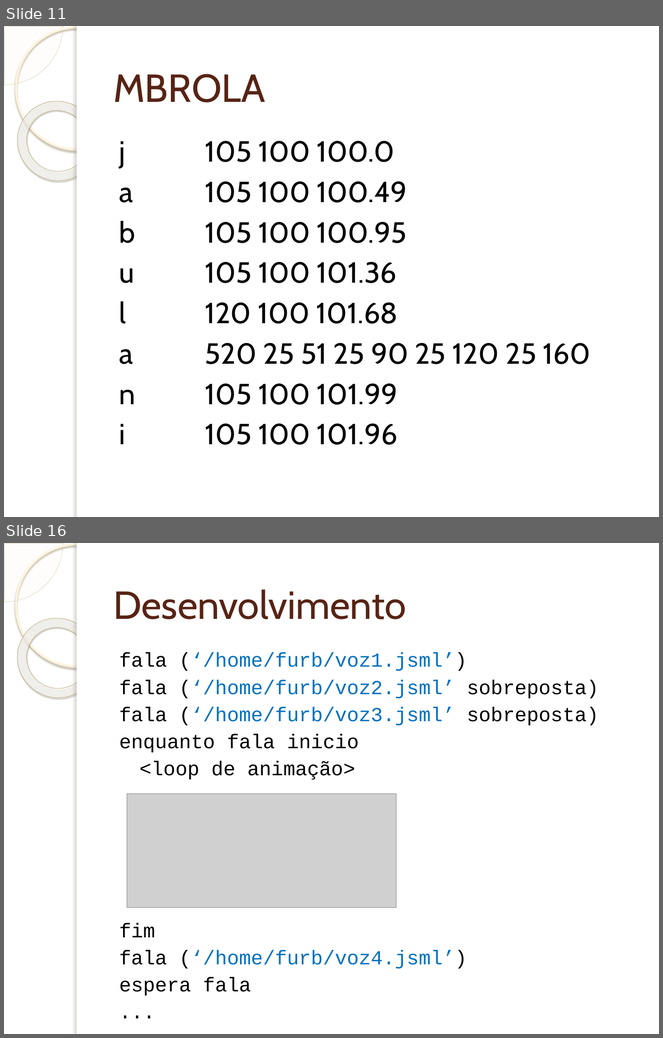
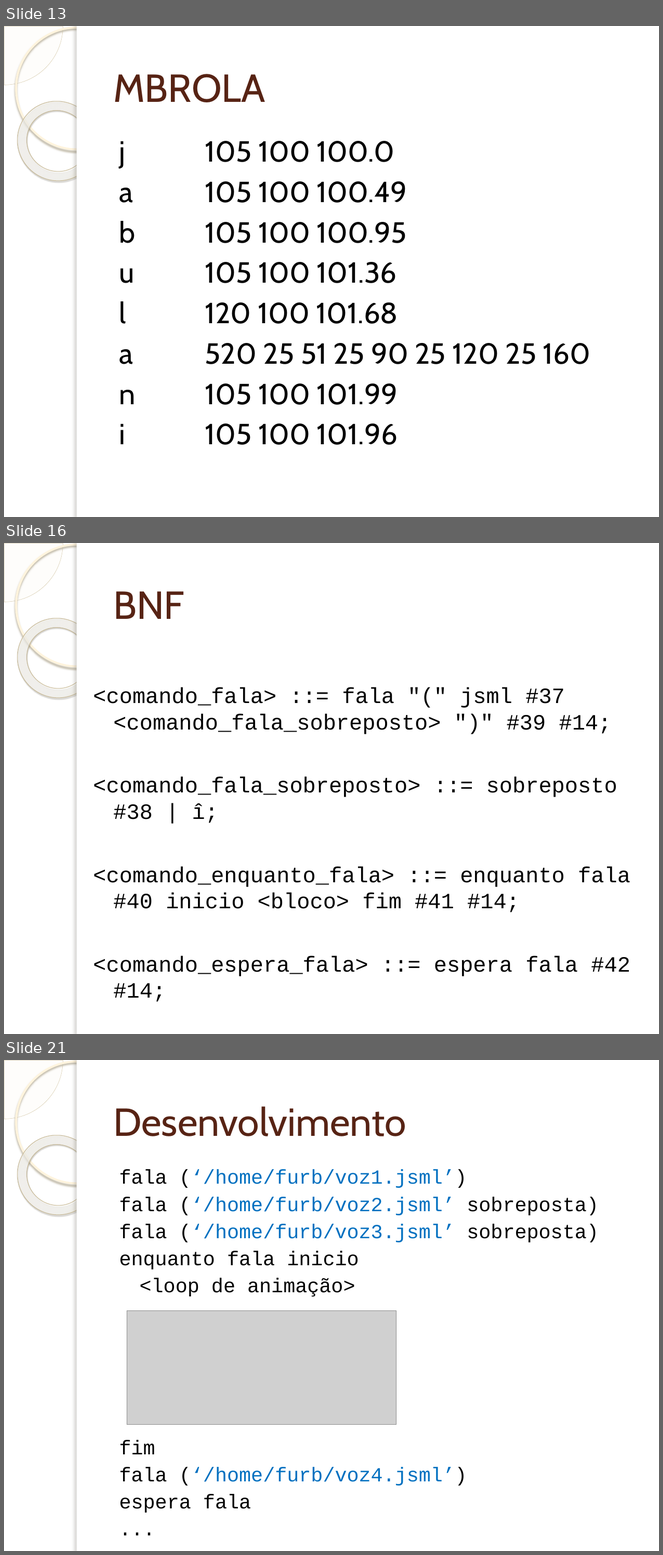
Before and after one commit to wendeldavid/soundwave, a slide deck: docs/tcc/Implementação de Suporta à Programação e Interpretação da.pptx. Shown one above the other, each under a label of ours: slides 11 and 16 before the commit, slides 13, 16 and 21 after it; the slides between them are not shown. The pictures are 663x1038 and 663x1555 pixels, drawn with LibreOffice and Linux fonts; fonts in the diff are those of the drawing; grey boxes stand for pictures; background and template pictures are left out. Boxes give left, top, right and bottom in pixels: in the first picture for what was removed or moved away, otherwise in the second. Text is boxed around its words. In the diff, an @@ line names an element or a change of style, - is before the commit and + after.

```diff
--- a/docs/tcc/Implementação de Suporta à Programação e Interpretação da.pptx
+++ b/docs/tcc/Implementação de Suporta à Programação e Interpretação da.pptx
@@ slide 16 added at box(4, 543, 659, 1034), background picture (left out); not listed: 5 template elements that a slide beside it also shows @@
@@ title added at box(113, 591, 184, 619), 43 pt, text #572314 @@
+BNF
@@ text added at box(93, 688, 631, 1002), 24 pt, text #000000 @@
+<comando_fala> ::= fala "(" jsml #37 <comando_fala_sobreposto> ")" #39 #14;
+<comando_fala_sobreposto> ::= sobreposto #38 | î;
+<comando_enquanto_fala> ::= enquanto fala #40 inicio <bloco> fim #41 #14;
+<comando_espera_fala> ::= espera fala #42 #14;
@@ what was slide 11 is now slide 13 @@
@@ what was slide 16 is now slide 21 @@
```
Also in this commit, not shown: 6 slides changed, 6 other slides added, 2 slides removed.
